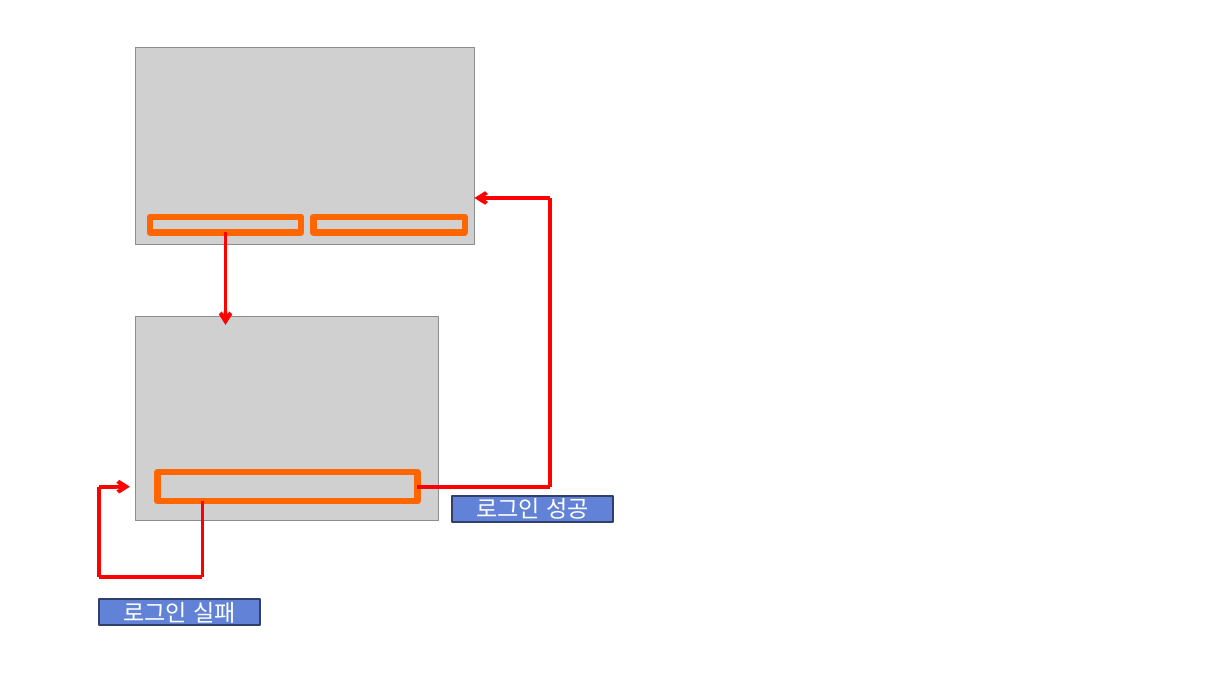
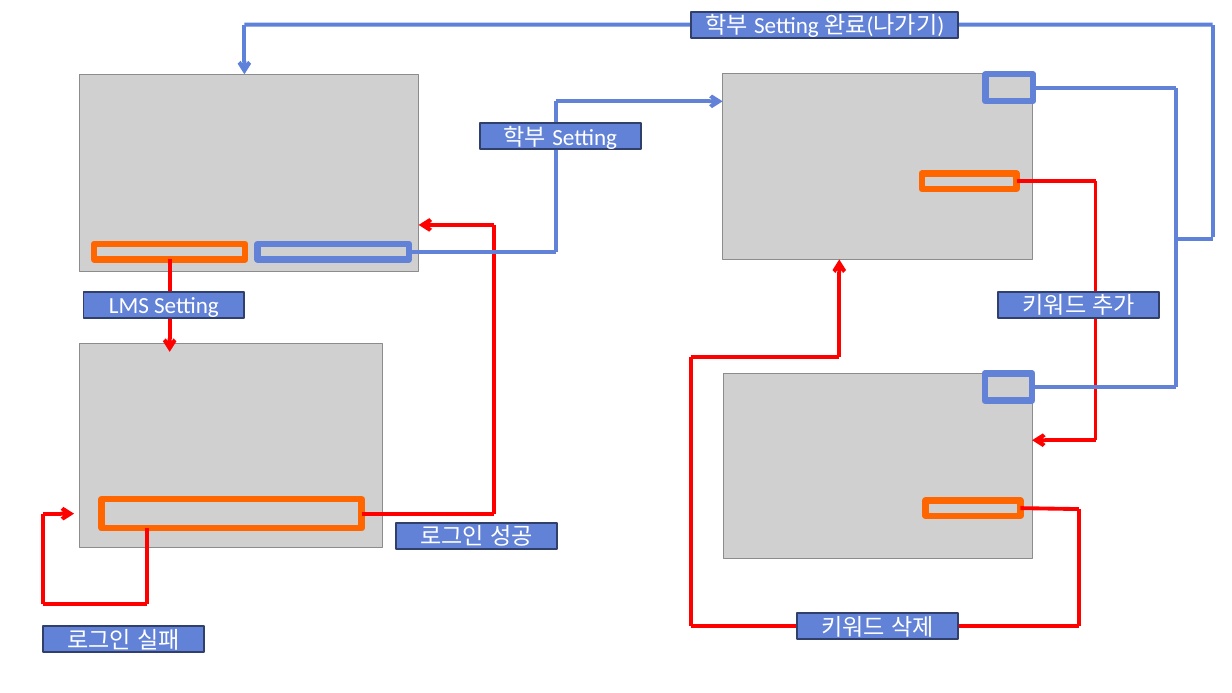
Before and after one commit to JoDongHyuen/KNUSD-20202-Team1, a slide deck: slide 1 of 결과보고서/5.2 GUI 설계/GUI 설계.pptx. Drawn at 1232x693 pixels with LibreOffice and Linux fonts; fonts in the diff are those of the drawing; grey boxes stand for pictures. Boxes give left, top, right and bottom in pixels: in the first picture for what was removed or moved away, otherwise in the second. Text is boxed around its words. In the diff, an @@ line names an element or a change of style, - is before the commit and + after.

```diff
--- a/결과보고서/5.2 GUI 설계/GUI 설계.pptx
+++ b/결과보고서/5.2 GUI 설계/GUI 설계.pptx
@@ group added at [245, 25, 1214, 239]: 3 lines, 1 arrow @@
@@ rectangle added at [691, 12, 958, 38], fill #6182D6, outline #30416A 1.5 pt, 18 pt, text #FFFFFF @@
+학부 Setting 완료(나가기)
@@ picture added at [723, 73, 1033, 260] @@
@@ rectangle added at [986, 74, 1033, 101], outline #6182D6 5 pt @@
@@ line added from (1177, 88) to (1033, 88), #6182D6 3 pt @@
@@ line added from (1177, 387) to (1177, 88), #6182D6 3 pt @@
@@ arrow added from (555, 102) to (723, 102), #6182D6 3 pt @@
@@ line added from (555, 251) to (555, 102), #6182D6 3 pt @@
@@ rectangle added at [480, 123, 640, 149], fill #6182D6, outline #30416A 1.5 pt, 18 pt, text #FFFFFF @@
+학부 Setting
@@ rectangle added at [922, 174, 1018, 189], outline #FF6600 5 pt @@
@@ line added from (1017, 181) to (1096, 181), #FF0000 3 pt @@
@@ line added from (1096, 181) to (1096, 440), #FF0000 3 pt @@
@@ 5 lines, 4 rectangles, 3 arrows, 2 pictures: place and size @@
-5 lines, 4 rectangles, 3 arrows, 2 pictures at [99, 47, 550, 625]
+5 lines, 4 rectangles, 3 arrows, 2 pictures at [43, 74, 494, 652]
@@ rectangle at [258, 244, 409, 260]: outline #FF6600 5 pt to #6182D6 5 pt @@
@@ line added from (409, 251) to (555, 251), #6182D6 3 pt @@
@@ group added at [691, 260, 1080, 626]: 5 lines, 1 arrow @@
@@ rectangle added at [83, 292, 244, 318], fill #6182D6, outline #30416A 1.5 pt, 18 pt, text #FFFFFF @@
+LMS Setting
@@ rectangle added at [999, 292, 1160, 318], fill #6182D6, outline #30416A 1.5 pt, 18 pt, text #FFFFFF @@
+키워드 추가
@@ picture added at [724, 373, 1032, 558] @@
@@ rectangle added at [985, 373, 1032, 400], outline #6182D6 5 pt @@
@@ line added from (1032, 387) to (1177, 387), #6182D6 3 pt @@
@@ arrow added from (1096, 440) to (1032, 440), #FF0000 3 pt @@
@@ rectangle added at [926, 501, 1021, 517], outline #FF6600 5 pt @@
@@ rectangle "로그인 성공": place and size @@
-rectangle "로그인 성공" at [452, 495, 613, 521]
+rectangle "로그인 성공" at [396, 523, 557, 549]
@@ rectangle added at [798, 613, 958, 639], fill #6182D6, outline #30416A 1.5 pt, 18 pt, text #FFFFFF @@
+키워드 삭제
```
Also in this commit, not shown: 1 other file.
